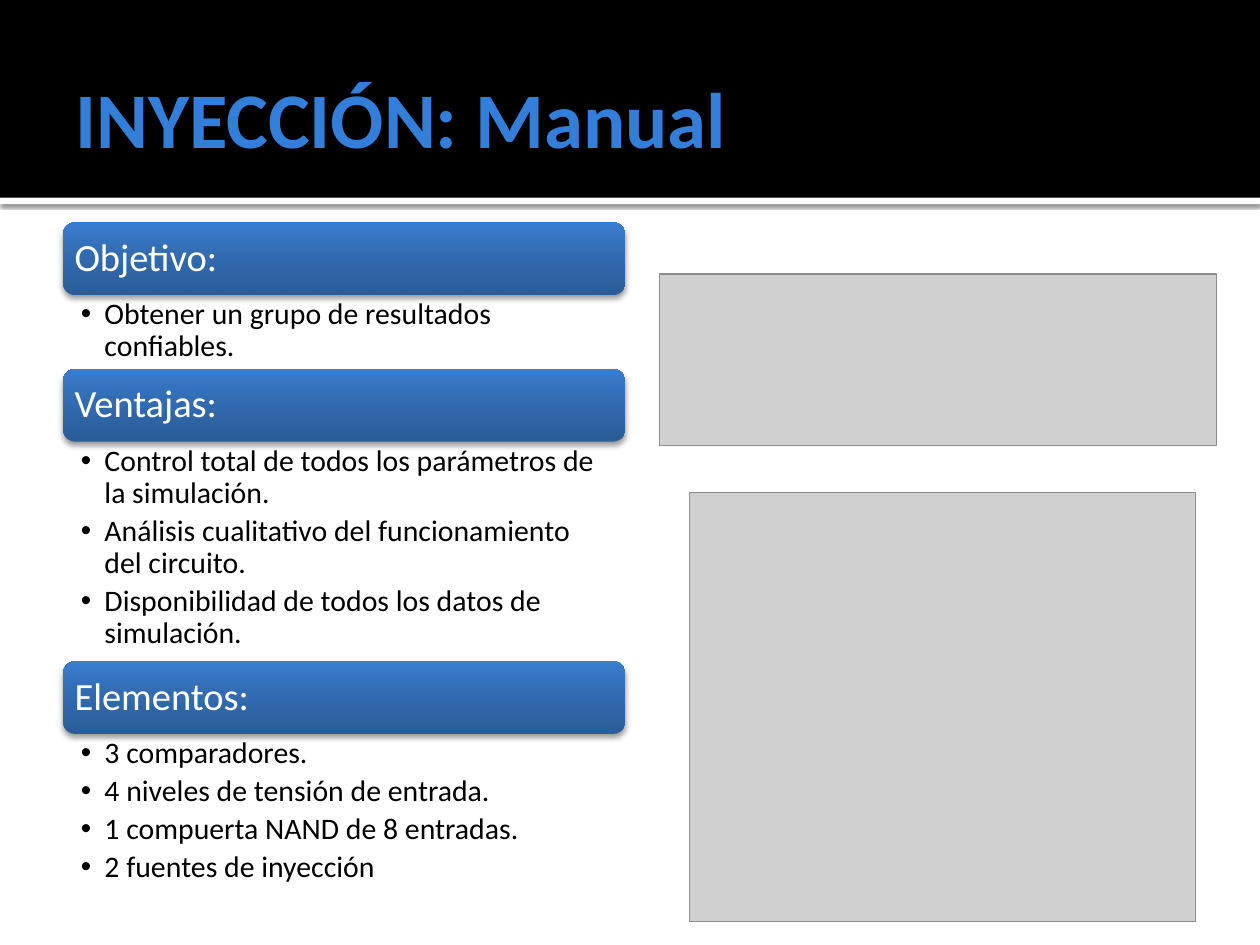
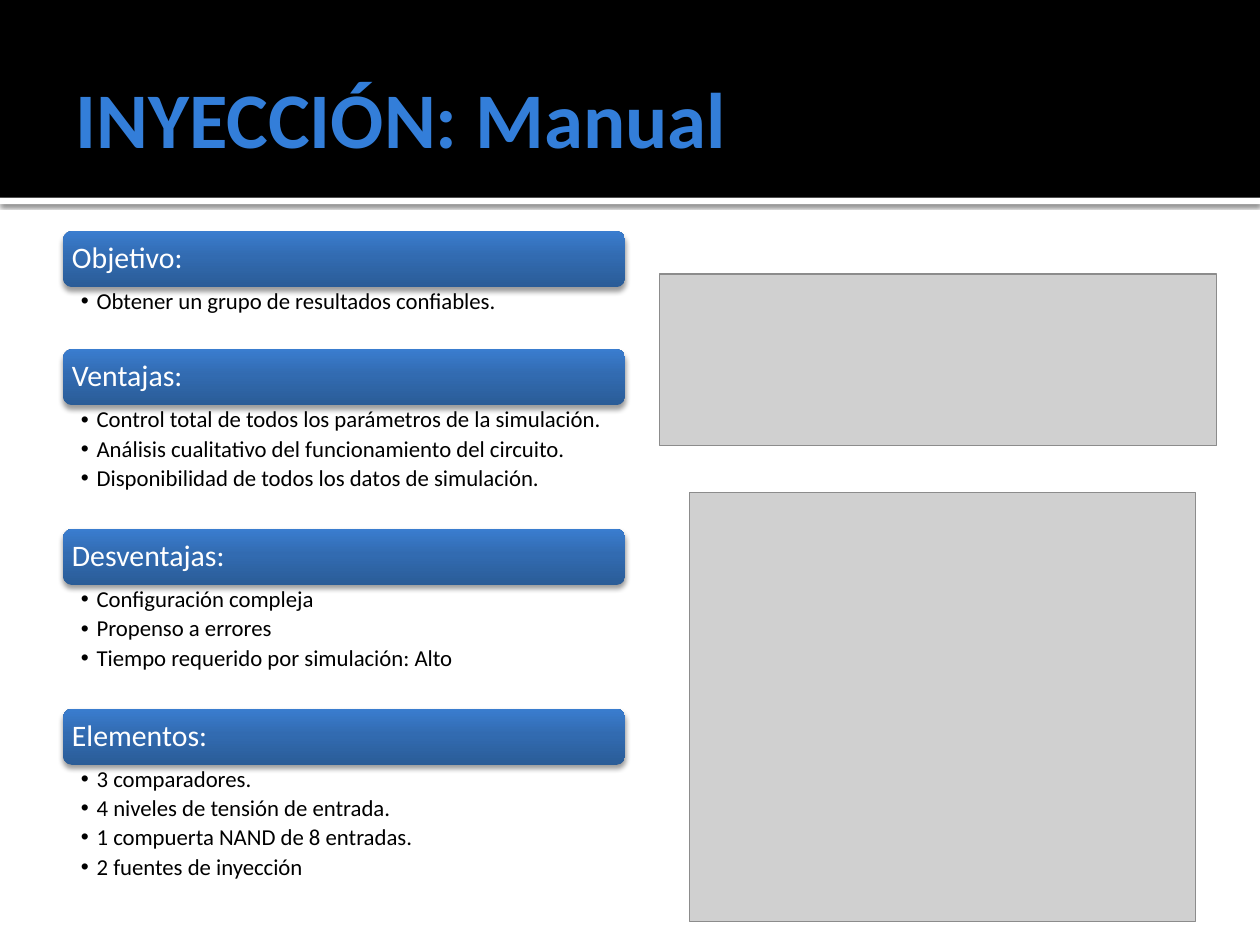
Before and after one commit to ginotkj/fiocs, a slide deck: slide 2 of Documentation/Documentacion/PRESENTACION_FACU.pptx (slide 14 before the commit). Drawn at 1260x945 pixels with LibreOffice and Linux fonts; fonts in the diff are those of the drawing; grey boxes stand for pictures. Boxes give left, top, right and bottom in pixels: in the first picture for what was removed or moved away, otherwise in the second. Text is boxed around its words. In the diff, an @@ line names an element or a change of style, - is before the commit and + after.

```diff
--- a/Documentation/Documentacion/PRESENTACION_FACU.pptx
+++ b/Documentation/Documentacion/PRESENTACION_FACU.pptx
@@ rounded rectangle: place and size @@
-rounded rectangle at [63, 223, 625, 296]
+rounded rectangle at [63, 231, 625, 287]
@@ text "Obtener un grupo de resultados ...": place and size @@
-text "Obtener un grupo de resultados ..." at [104, 299, 491, 357]
+text "Obtener un grupo de resultados ..." at [97, 290, 495, 313]
@@ text "Ventajas:": place and size @@
-text "Ventajas:" at [75, 390, 217, 424]
+text "Ventajas:" at [72, 365, 182, 391]
@@ rounded rectangle: place and size @@
-rounded rectangle at [63, 369, 625, 442]
+rounded rectangle at [63, 349, 625, 406]
@@ size 17 to 13 pt; indent changed in 3 elements at [97, 290, 495, 313], [97, 768, 412, 879], [97, 408, 601, 490] @@
@@ text "Control total de todos los ...": place and size @@
-text "Control total de todos los ..." at [104, 446, 593, 644]
+text "Control total de todos los ..." at [97, 408, 601, 490]
@@ rounded rectangle added at [63, 529, 625, 586], fill gradient #2A5C97 to #326CB2 to #3A7ED0 @@
@@ text added at [72, 545, 225, 571], 17 pt, text #FFFFFF @@
+Desventajas:
@@ text added at [97, 588, 453, 670], 13 pt, text #000000 @@
+  •• Configuración compleja
+  •• Propenso a errores
+  •• Tiempo requerido por simulación: Alto
@@ size 22 to 17 pt; less space between paragraphs in 3 elements at [72, 247, 183, 273], [72, 365, 182, 391], [72, 725, 207, 746] @@
@@ text "Elementos:": place and size @@
-text "Elementos:" at [75, 683, 249, 711]
+text "Elementos:" at [72, 725, 207, 746]
@@ rounded rectangle: place and size @@
-rounded rectangle at [63, 662, 625, 735]
+rounded rectangle at [63, 709, 625, 766]
@@ text "3 comparadores.": place and size @@
-text "3 comparadores." at [104, 738, 518, 882]
+text "3 comparadores." at [97, 768, 412, 879]
```
Also in this commit, not shown: 1 slide added, 13 slides removed, 8 other files.
